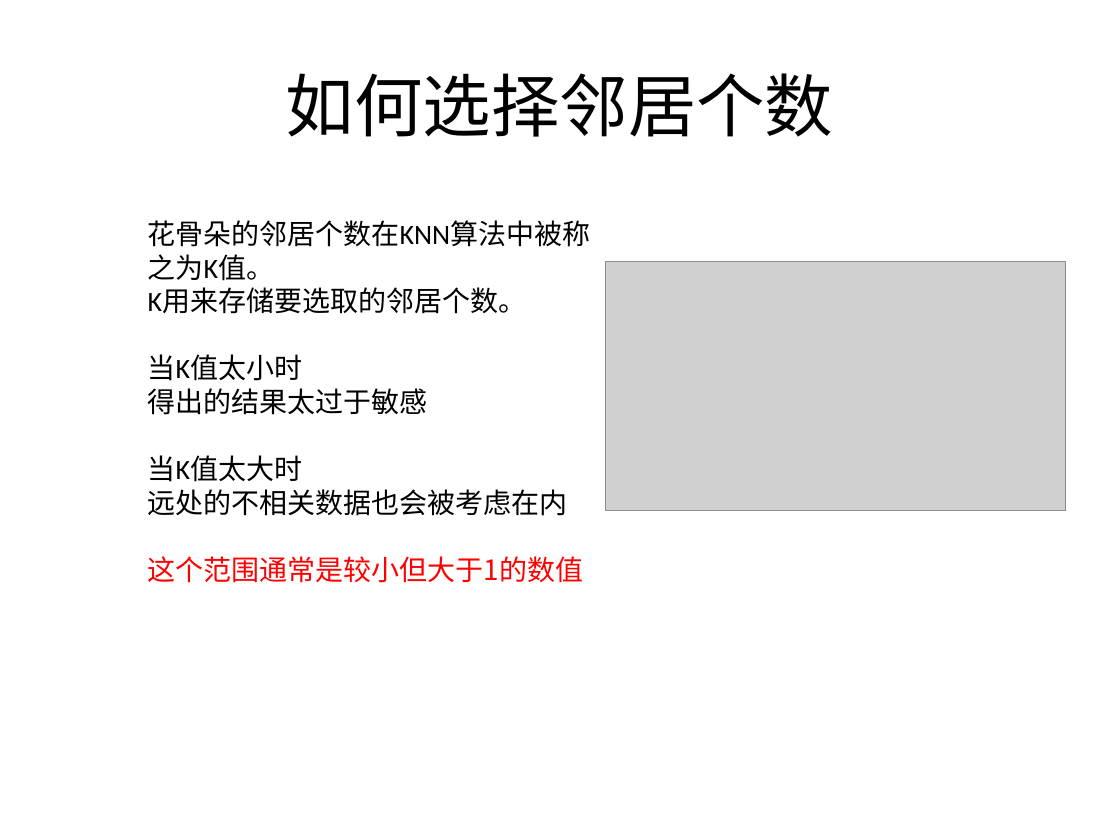
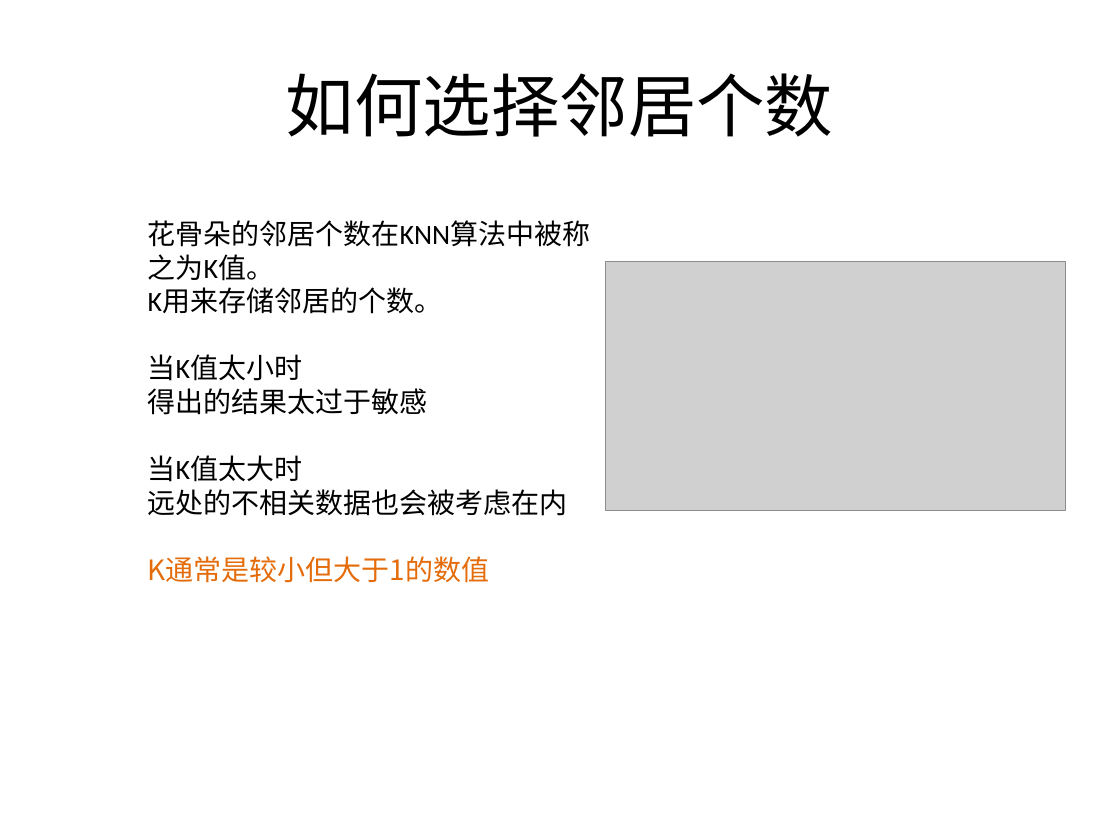
Before and after one commit to BattalionCommander/Python, a slide deck: slide 6 of cls_23聚类算法.pptx. Drawn at 1120x840 pixels with LibreOffice and Linux fonts; fonts in the diff are those of the drawing; grey boxes stand for pictures; background and template pictures are left out. Boxes give left, top, right and bottom in pixels: in the first picture for what was removed or moved away, otherwise in the second. Text is boxed around its words. In the diff, an @@ line names an element or a change of style, - is before the commit and + after.

```diff
--- a/cls_23聚类算法.pptx
+++ b/cls_23聚类算法.pptx
@@ text at (x1=148, y1=288, x2=443, y2=314): text changed @@
-K用来存储要选取的邻居个数。
+K用来存储邻居的个数。
@@ text at (x1=148, y1=556, x2=490, y2=583): text changed; text colour #FF0000 to #E46C0A @@
-这个范围通常是较小但大于1的数值
+K通常是较小但大于1的数值
```
Also in this commit, not shown: 7 other slides changed.
